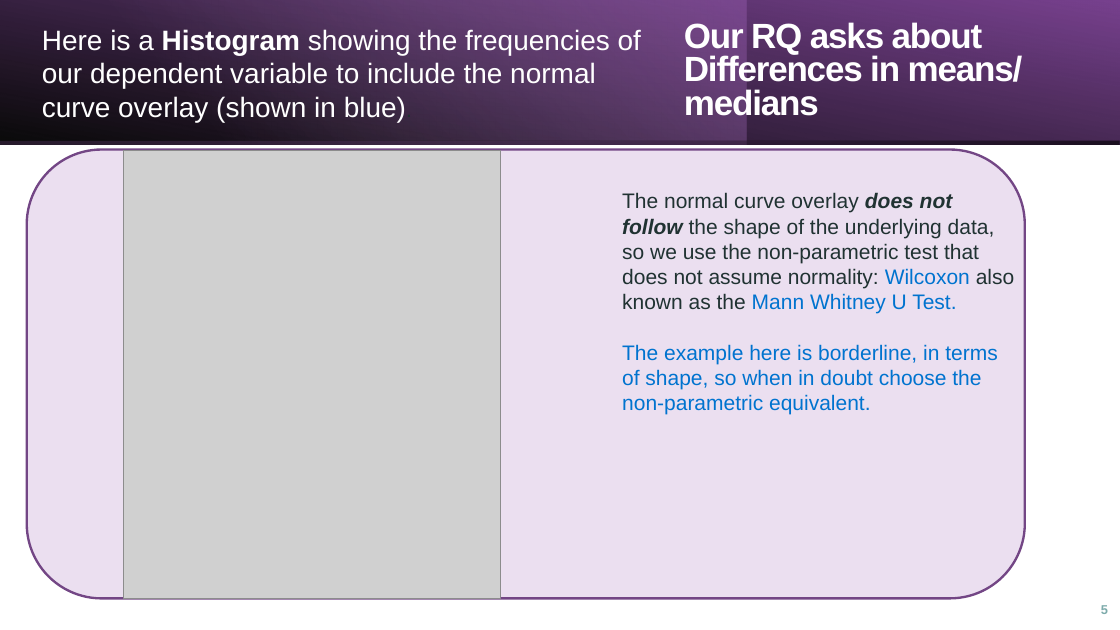
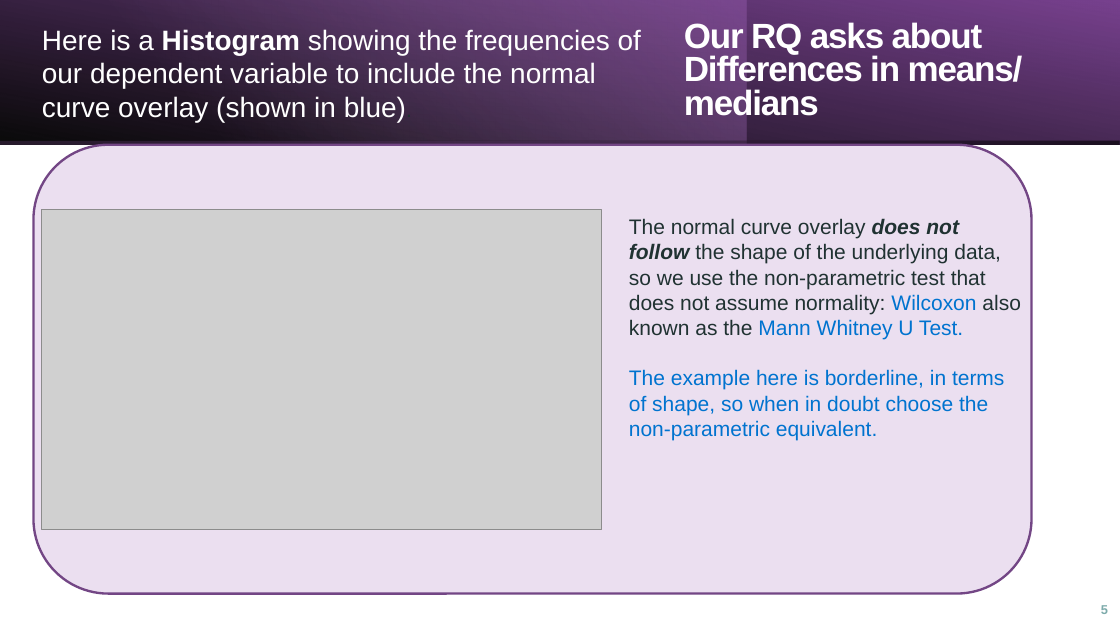
Before and after one commit to fm25abm/trdcw2, a slide deck: slide 5 of demo_presentations/A104_Vis_and_Analysis_Presentation.pptx. Drawn at 1120x630 pixels with LibreOffice and Linux fonts; fonts in the diff are those of the drawing; grey boxes stand for pictures. Boxes give left, top, right and bottom in pixels: in the first picture for what was removed or moved away, otherwise in the second. Text is boxed around its words. In the diff, an @@ line names an element or a change of style, - is before the commit and + after.

Commit message:
Updated aspect ratio of curve graph

```diff
--- a/demo_presentations/A104_Vis_and_Analysis_Presentation.pptx
+++ b/demo_presentations/A104_Vis_and_Analysis_Presentation.pptx
@@ rounded rectangle: place and size @@
-rounded rectangle at [27, 150, 1025, 598]
+rounded rectangle at [34, 145, 1032, 593]
@@ picture: place and size @@
-picture at [124, 150, 501, 598]
+picture at [42, 210, 602, 530]
@@ text "The normal curve overlay does ...": place and size @@
-text "The normal curve overlay does ..." at [622, 192, 1015, 414]
+text "The normal curve overlay does ..." at [629, 218, 1021, 440]
```
Also in this commit, not shown: 2 other files.
